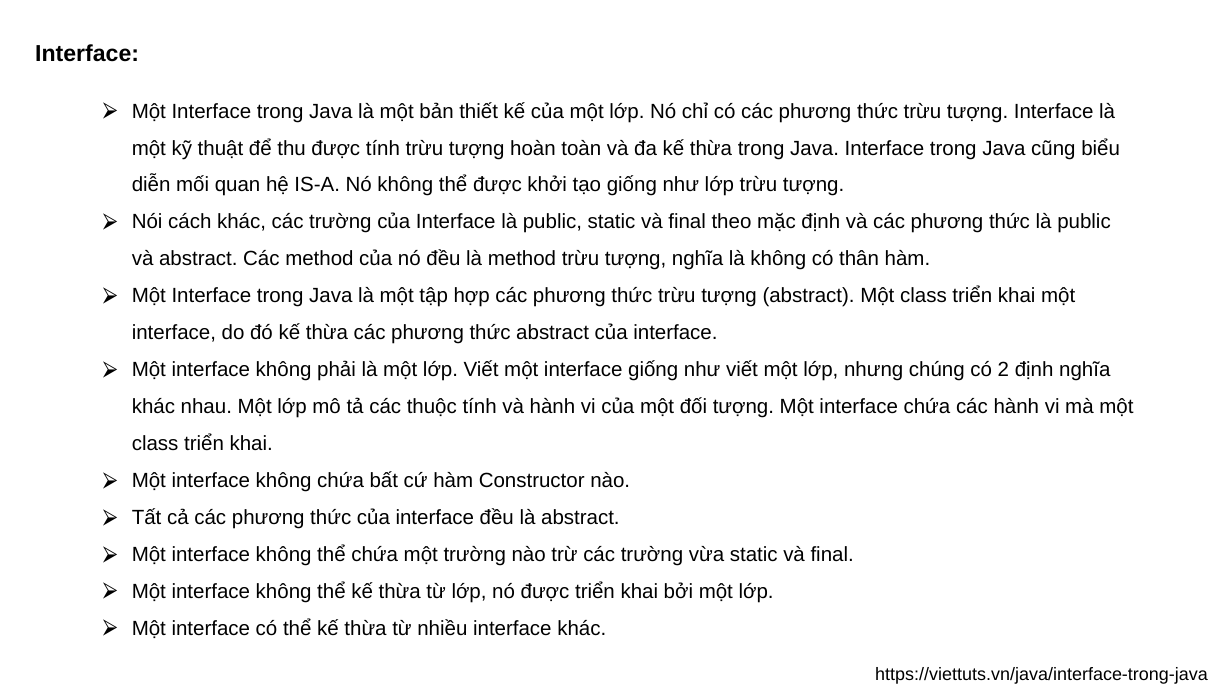
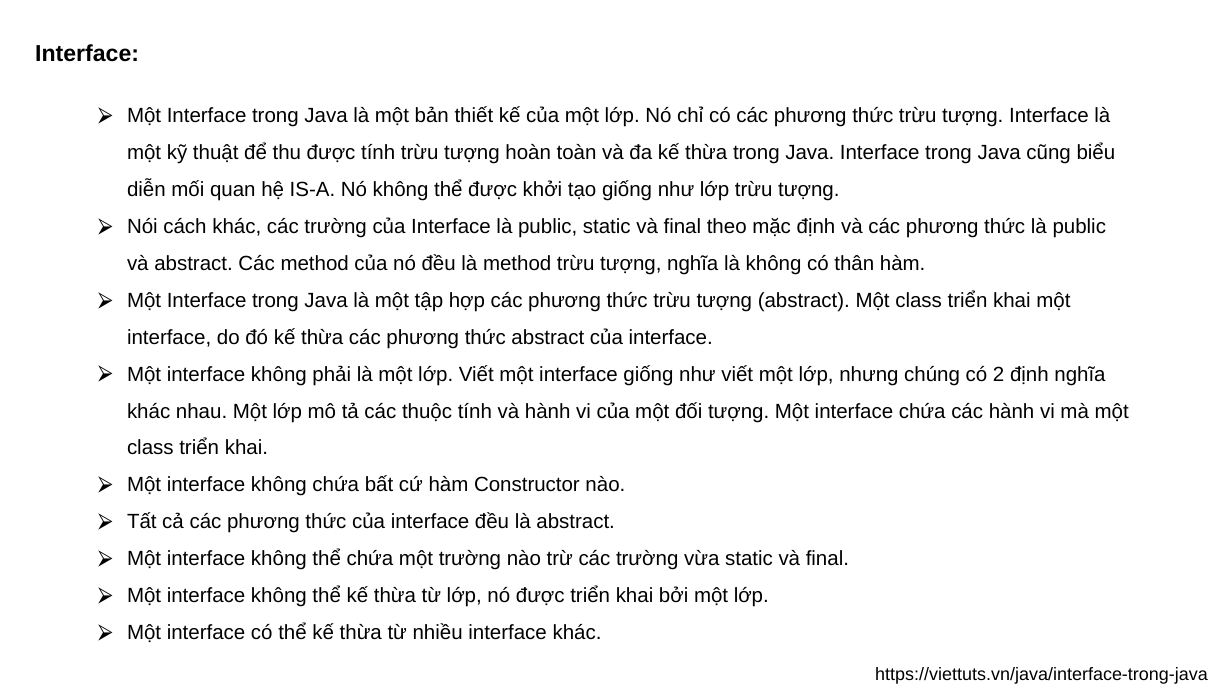
Before and after one commit to phankhacdien/BackEnd-Web-Dev-Study, a slide deck: slide 20 of DOC/1, Java Core/2. Java Basic _ OOP/Java_OOPs.pptx. Drawn at 1232x693 pixels with LibreOffice and Linux fonts; fonts in the diff are those of the drawing. Boxes give left, top, right and bottom in pixels: in the first picture for what was removed or moved away, otherwise in the second. Text is boxed around its words. In the diff, an @@ line names an element or a change of style, - is before the commit and + after.

```diff
--- a/DOC/1, Java Core/2. Java Basic _ OOP/Java_OOPs.pptx
+++ b/DOC/1, Java Core/2. Java Basic _ OOP/Java_OOPs.pptx
@@ text "Một Interface trong Java là ...": place and size @@
-text "Một Interface trong Java là ..." at [132, 102, 1133, 638]
+text "Một Interface trong Java là ..." at [127, 106, 1129, 642]
```
Also in this commit, not shown: 16 other slides changed, 25 other files.
